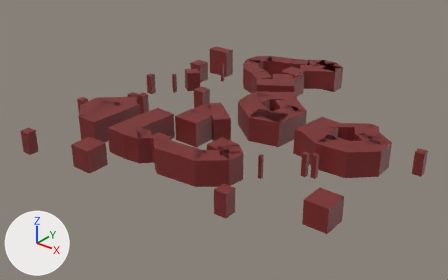
One commit to the FBX model Assets/Bounds/VillageColliders.fbx: the scene before it, then after it.
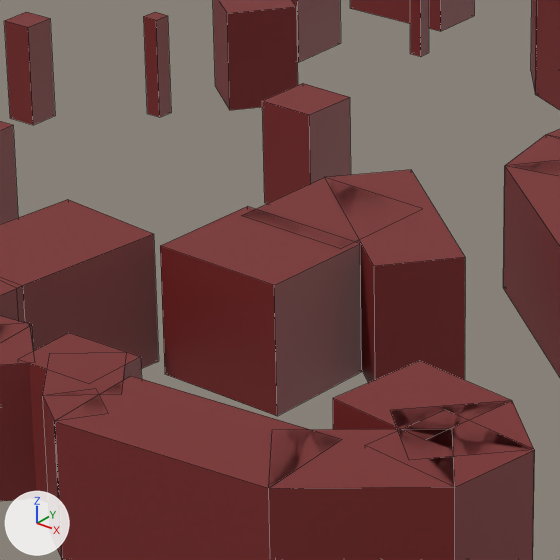
The first picture shows the older version from a camera (50 mm lens) standing at (5.608, -7.175, 2.163) and looking at (2.742, -3.592, -0.058). The close-ups show both versions on the part from 33% to 55% of the width and 25% to 62% of the height of that picture; other places that the commit changed are outside them. The axes (+X, +Y, +Z) are drawn at lower left. The lights are the same throughout. The close-ups show mesh edges as thin lines. Where no turn or scale is listed for an object, it has been applied to the vertices.

The first close-up shows 'BoundingBox114', 'BoundingBox34', 'BoundingBox39', 'BoundingBox41', 'BoundingBox49', 'BoundingBox50', 'BoundingBox51', 'BoundingBox53', 'BoundingBox60', 'BoundingBox61', 'BoundingBox86', 'BoundingBox90'.
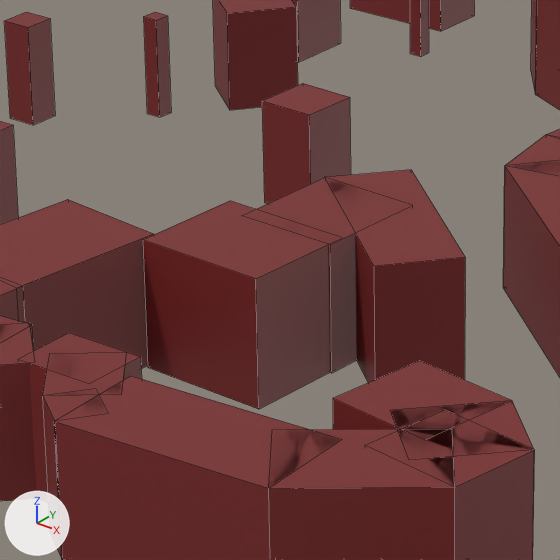
Location of each change, [x1, y1, x2, y2] in pixels of the close-ups (560 x 560 px):
```json
{"object": "BoundingBox90", "change": "reshaped, moved", "before": [160, 206, 362, 416], "after": [143, 201, 336, 409]}
{"object": "BoundingBox86", "change": "reshaped", "before": [0, 199, 159, 369], "after": [0, 199, 154, 369]}
{"object": "BoundingBox41", "change": "reshaped, moved, rescaled", "before": [241, 178, 409, 248], "after": [242, 178, 374, 373]}
```

The change, as JSON lines over the scene's bpy script:
```json
{"op": "set", "path": "ob_boundingbox90", "old": "bpy.data.objects.new('BoundingBox90', me_mesh_048)", "new": "bpy.data.objects.new('BoundingBox90', me_mesh_047)"}
{"op": "set", "path": "ob_boundingbox90.location", "old": "(2.616, -3.821, 0.098)", "new": "(2.582, -3.821, 0.098)"}
{"op": "set", "path": "ob_boundingbox41", "old": "bpy.data.objects.new('BoundingBox41', me_mesh_026)", "new": "bpy.data.objects.new('BoundingBox41', me_mesh_074)"}
{"op": "set", "path": "ob_boundingbox41.location", "old": "(2.62, -3.665, 0.098)", "new": "(2.61, -3.664, 0.098)"}
{"op": "set", "path": "ob_boundingbox41.scale", "old": "(0.188, 0.205, 0.191)", "new": "(0.188, 0.205, 0.171)"}
{"op": "set", "path": "ob_boundingbox86", "old": "bpy.data.objects.new('BoundingBox86', me_mesh_055)", "new": "bpy.data.objects.new('BoundingBox86', me_mesh_054)"}
```
